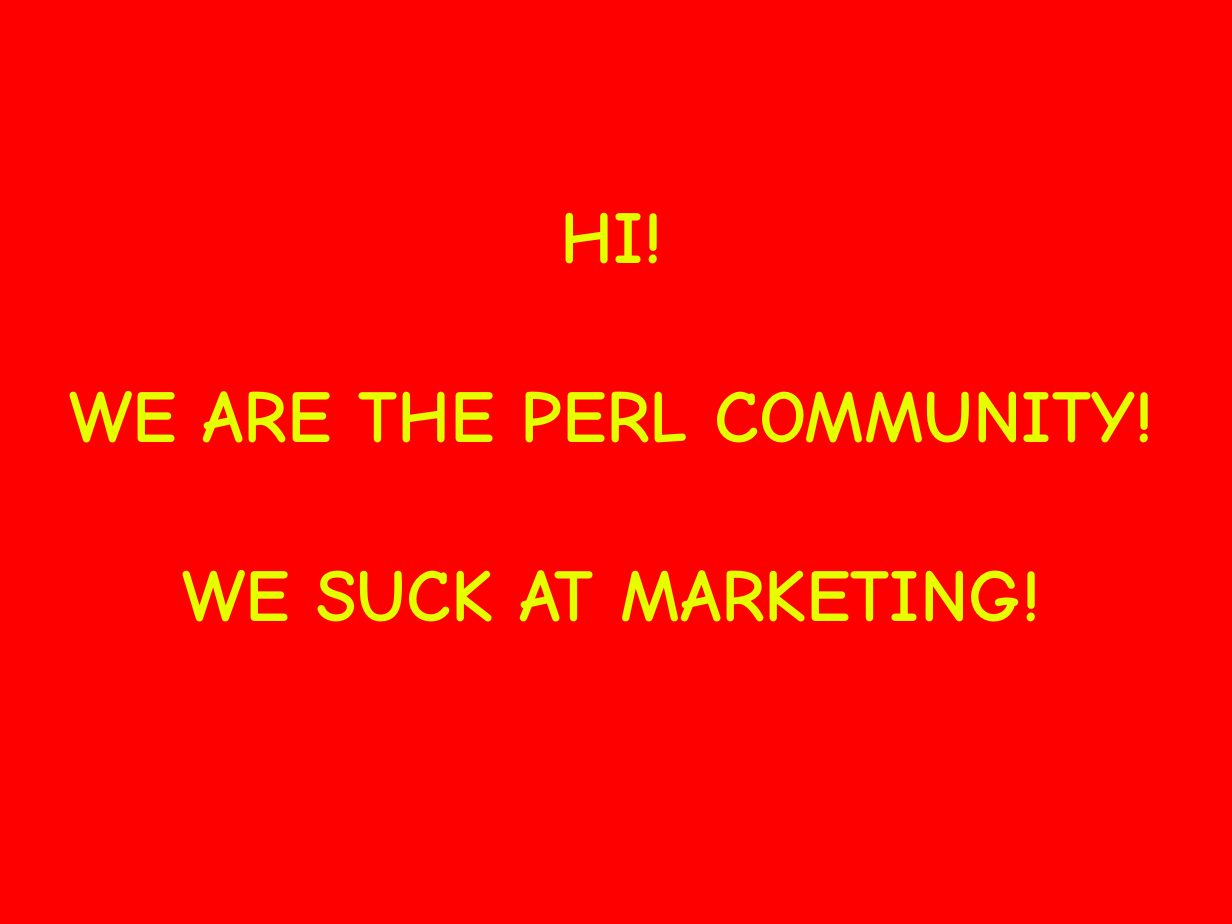
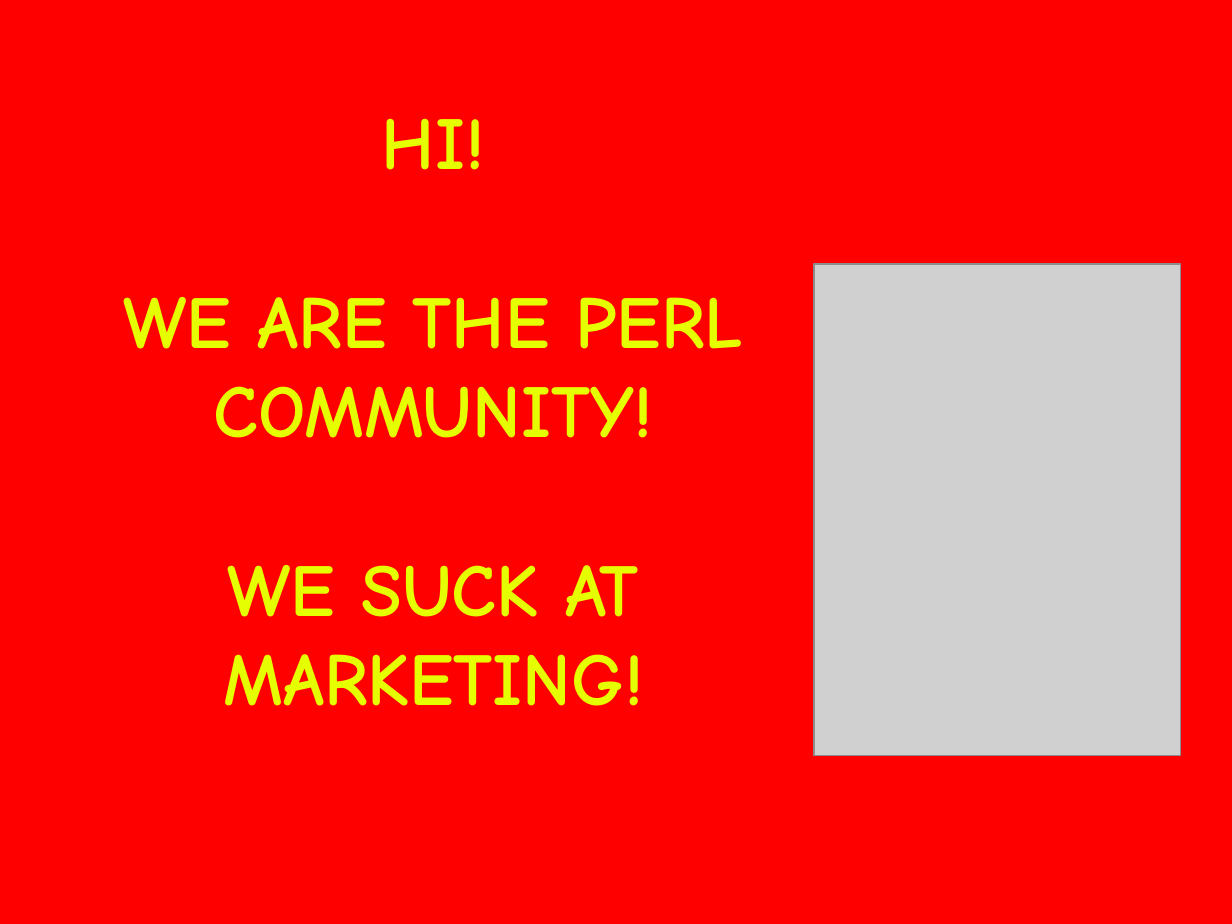
Before and after one commit to Caldrin/Vortrag_CLT, a slide deck: slide 5 of Modern Perl.odp. Drawn at 1232x924 pixels with LibreOffice and Linux fonts; fonts in the diff are those of the drawing; grey boxes stand for pictures. Boxes give left, top, right and bottom in pixels: in the first picture for what was removed or moved away, otherwise in the second. Text is boxed around its words. In the diff, an @@ line names an element or a change of style, - is before the commit and + after.

```diff
--- a/Modern Perl.odp
+++ b/Modern Perl.odp
@@ subtitle "HI!" rewrapped from (69,212,1153,622) to (124,118,743,706) @@
@@ picture added at (814,264,1181,756) @@
```
Also in this commit, not shown: 3 other slides changed, 4 slides added, 1 slide removed, 5 other files.
